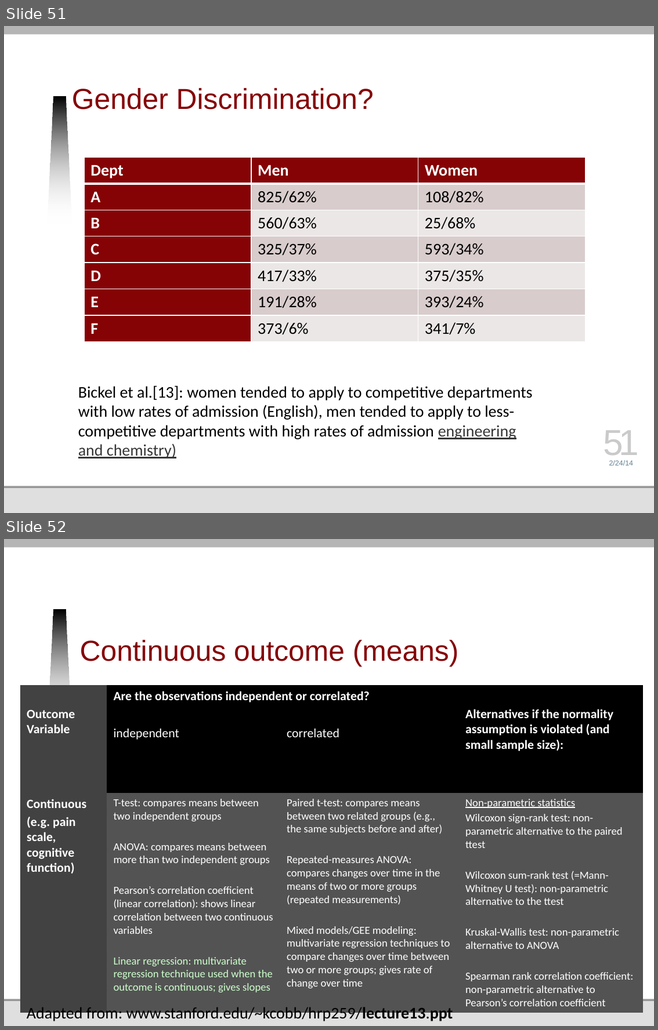
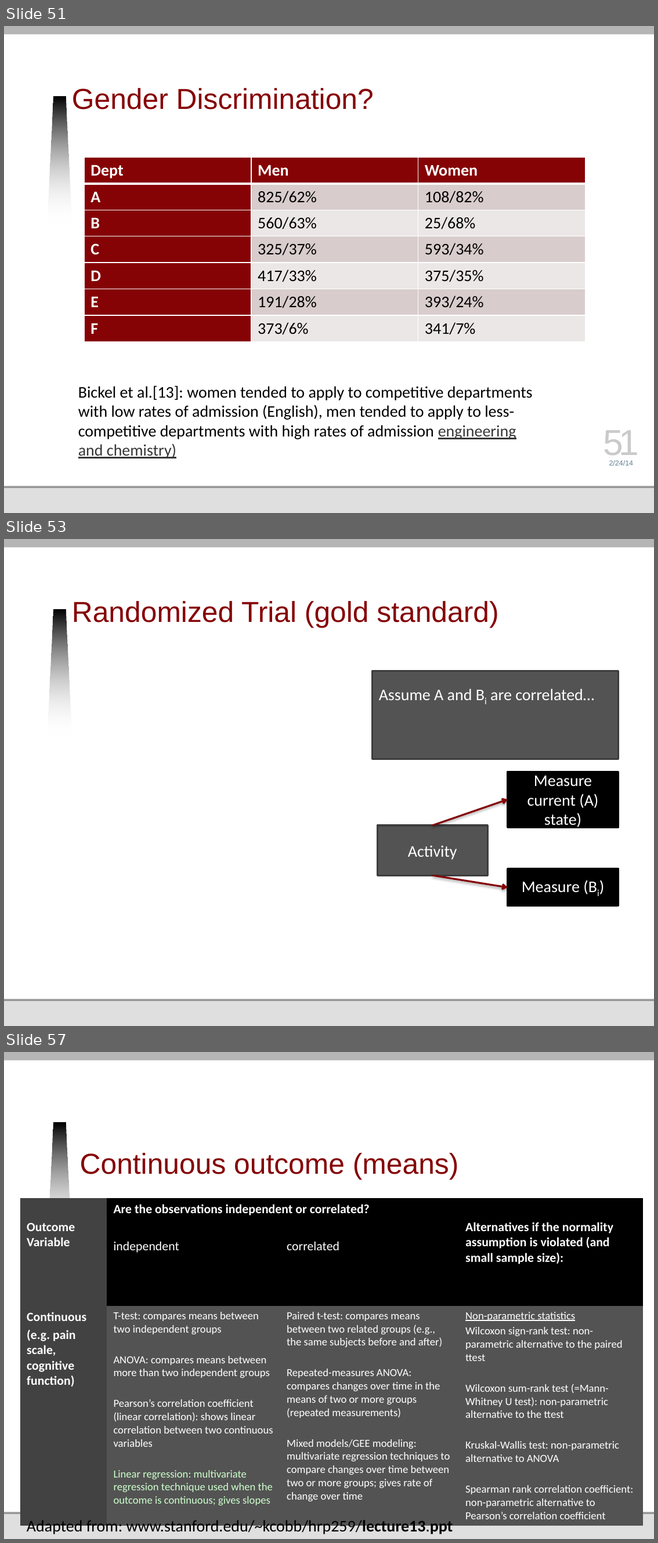
Before and after one commit to jmankoff/data, a slide deck: Lectures/9 Correlation and Regression.pptx. Shown one above the other, each under a label of ours: slides 51 and 52 before the commit, slides 51, 53 and 57 after it; the slides between them are not shown. The pictures are 658x1030 and 658x1543 pixels, drawn with LibreOffice and Linux fonts; fonts in the diff are those of the drawing; background and template pictures are left out. Boxes give left, top, right and bottom in pixels: in the first picture for what was removed or moved away, otherwise in the second. Text is boxed around its words. In the diff, an @@ line names an element or a change of style, - is before the commit and + after.

```diff
--- a/Lectures/9 Correlation and Regression.pptx
+++ b/Lectures/9 Correlation and Regression.pptx
@@ slide 53 added at <box>4,539,654,1026</box>, background #FFFFFF; not listed: 6 template elements that a slide beside it also shows @@
@@ title added at <box>72,601,498,628</box>, 32 pt, text #850205 @@
+Randomized Trial (gold standard)
@@ rectangle added at <box>372,671,618,759</box>, fill #535353, outline #3D3D3D 2 pt, 18 pt, text #FFFFFF @@
+Assume A and Bi are correlated…
@@ rectangle added at <box>507,772,618,827</box>, fill #000000, outline #000000 2 pt, 18 pt, text #FFFFFF @@
+Measure current (A) state)
@@ arrow added from (432, 826) to (507, 799), #850205 2 pt @@
@@ rectangle added at <box>377,826,487,875</box>, fill #535353, outline #3D3D3D 2 pt, 18 pt, text #FFFFFF @@
+Activity
@@ rectangle added at <box>507,869,618,906</box>, fill #000000, outline #000000 2 pt, 18 pt, text #FFFFFF @@
+Measure (Bi)
@@ arrow added from (432, 875) to (507, 888), #850205 2 pt @@
@@ what was slide 52 is now slide 57 @@
```
Also in this commit, not shown: 2 slides changed, 7 other slides added, 1 slide removed.
